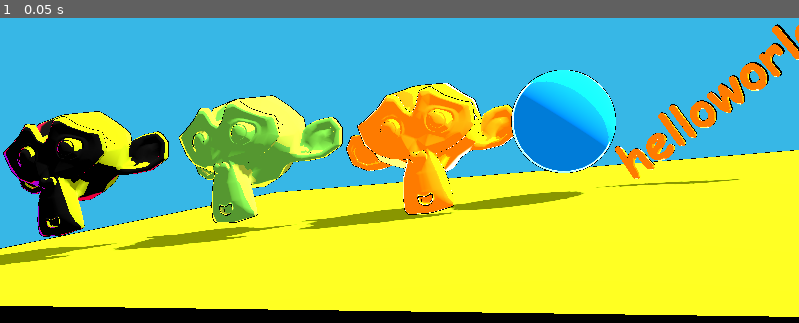
Above: before the commit, frame 1.
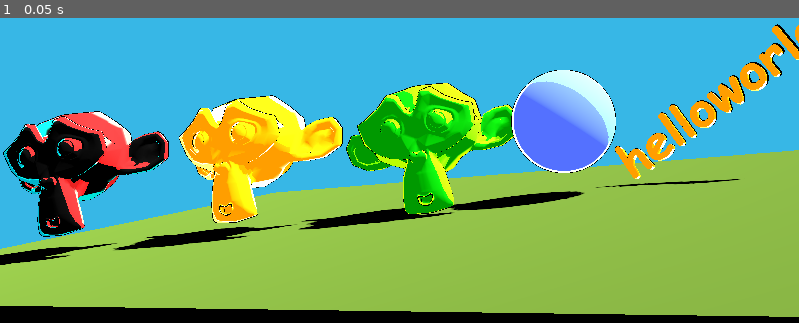
Above: after the commit, the same moment.

Repository: frankschoeman/Godot-ComicShader
Game: Godot game, scene res://ExampleScene.tscn
Two runs of this game, one before a commit and one after it. Both use one fixed random seed, a clock stepped at 60 frames per second and the inputs below.
Inputs:
- Up to frame 1 (0.05 s): no input

The runs differ from the first frame. In frame 1, 55% of the frame differs, in the area x 0-100%, y 2-99%.

Commit message:
Add files via upload

Diff:
--- a/ComicShader.tres
+++ b/ComicShader.tres
@@ -14,7 +14,7 @@
 [sub_resource type="VisualShaderNodeVectorOp" id="VisualShaderNodeVectorOp_retwi"]
 
 [sub_resource type="VisualShaderNodeColorParameter" id="VisualShaderNodeColorParameter_8ag5p"]
-parameter_name = "ColorParameter"
+parameter_name = "LitColor"
 default_value_enabled = true
 default_value = Color(1, 0.766667, 0, 1)
 
@@ -43,15 +43,17 @@
 op_type = 4
 
 [sub_resource type="VisualShaderNodeColorParameter" id="VisualShaderNodeColorParameter_lkofi"]
-parameter_name = "ColorParameter2"
+parameter_name = "ShadedColor"
 default_value_enabled = true
 default_value = Color(1, 0.62, 0.62, 1)
 
+[sub_resource type="VisualShaderNodeColorOp" id="VisualShaderNodeColorOp_lkofi"]
+operator = 2
+
 [sub_resource type="VisualShaderNodeVectorOp" id="VisualShaderNodeVectorOp_ps15j"]
 operator = 2
 
-[sub_resource type="VisualShaderNodeColorOp" id="VisualShaderNodeColorOp_lkofi"]
-operator = 2
+[sub_resource type="VisualShaderNodeTexture" id="VisualShaderNodeTexture_lkofi"]
 
 [sub_resource type="VisualShaderNodeVectorOp" id="VisualShaderNodeVectorOp_vmw7s"]
 operator = 2
@@ -77,8 +79,9 @@
 render_mode blend_mix, depth_draw_opaque, cull_back, diffuse_lambert, specular_schlick_ggx;
 
 uniform sampler2D tex_frg_25;
-uniform vec4 ColorParameter : source_color = vec4(1.000000, 0.766667, 0.000000, 1.000000);
-uniform vec4 ColorParameter2 : source_color = vec4(1.000000, 0.620000, 0.620000, 1.000000);
+uniform vec4 LitColor : source_color = vec4(1.000000, 0.766667, 0.000000, 1.000000);
+uniform sampler2D tex_frg_36;
+uniform vec4 ShadedColor : source_color = vec4(1.000000, 0.620000, 0.620000, 1.000000);
 uniform float FresnelPower = 4.69500017166138;
 uniform vec4 RimLightColor : source_color = vec4(0.000000, 0.833333, 1.000000, 1.000000);
 
@@ -111,19 +114,27 @@
 
 
 // ColorParameter:21
-	vec4 n_out21p0 = ColorParameter;
+	vec4 n_out21p0 = LitColor;
 
 
 // VectorOp:26
 	vec3 n_out26p0 = vec3(n_out25p0.xyz) * vec3(n_out21p0.xyz);
 
 
+// Texture2D:36
+	vec4 n_out36p0 = texture(tex_frg_36, UV);
+
+
 // ColorParameter:32
-	vec4 n_out32p0 = ColorParameter2;
+	vec4 n_out32p0 = ShadedColor;
+
+
+// VectorOp:35
+	vec3 n_out35p0 = vec3(n_out36p0.xyz) * vec3(n_out32p0.xyz);
 
 
 // ColorOp:34
-	vec3 n_out34p0 = min(vec3(n_out21p0.xyz), vec3(n_out32p0.xyz));
+	vec3 n_out34p0 = min(vec3(n_out21p0.xyz), n_out35p0);
 
 
 	vec3 n_out30p0;
@@ -207,6 +218,7 @@
 
 }
 "
+graph_offset = Vector2(-460.003, -42.1614)
 nodes/fragment/0/position = Vector2(1340, 40)
 nodes/fragment/3/node = SubResource("VisualShaderNodeFresnel_j3750")
 nodes/fragment/3/position = Vector2(-620, 740)
@@ -231,23 +243,25 @@
 nodes/fragment/18/node = SubResource("VisualShaderNodeVectorOp_retwi")
 nodes/fragment/18/position = Vector2(920, 300)
 nodes/fragment/21/node = SubResource("VisualShaderNodeColorParameter_8ag5p")
-nodes/fragment/21/position = Vector2(-460, -260)
+nodes/fragment/21/position = Vector2(-520, -260)
 nodes/fragment/22/node = SubResource("VisualShaderNodeFloatParameter_5nwsw")
 nodes/fragment/22/position = Vector2(-1060, 820)
 nodes/fragment/23/node = SubResource("VisualShaderNodeVectorOp_a1j2j")
 nodes/fragment/23/position = Vector2(-540, 120)
 nodes/fragment/25/node = SubResource("VisualShaderNodeTexture_uatom")
-nodes/fragment/25/position = Vector2(-380, -600)
+nodes/fragment/25/position = Vector2(-480, -600)
 nodes/fragment/26/node = SubResource("VisualShaderNodeVectorOp_e6a3d")
-nodes/fragment/26/position = Vector2(-60, -300)
+nodes/fragment/26/position = Vector2(20, -160)
 nodes/fragment/27/node = SubResource("VisualShaderNodeColorOp_f6rlm")
 nodes/fragment/27/position = Vector2(520, 560)
 nodes/fragment/30/node = SubResource("VisualShaderNodeSwitch_lkofi")
 nodes/fragment/30/position = Vector2(740, 60)
 nodes/fragment/32/node = SubResource("VisualShaderNodeColorParameter_lkofi")
-nodes/fragment/32/position = Vector2(60, -620)
-nodes/fragment/33/node = SubResource("VisualShaderNodeVectorOp_ps15j")
-nodes/fragment/33/position = Vector2(440, -340)
+nodes/fragment/32/position = Vector2(-100, -520)
 nodes/fragment/34/node = SubResource("VisualShaderNodeColorOp_lkofi")
-nodes/fragment/34/position = Vector2(480, -540)
-nodes/fragment/connections = PackedInt32Array(5, 0, 4, 1, 4, 0, 9, 1, 11, 0, 4, 0, 3, 0, 11, 2, 10, 0, 7, 0, 7, 0, 9, 0, 22, 0, 3, 3, 12, 0, 23, 0, 7, 0, 27, 1, 27, 0, 18, 1, 9, 0, 27, 0, 6, 3, 23, 1, 6, 2, 12, 1, 6, 1, 12, 0, 30, 0, 18, 0, 21, 0, 26, 1, 25, 0, 26, 0, 21, 0, 33, 0, 32, 0, 33, 1, 32, 0, 34, 1, 21, 0, 34, 0, 18, 0, 0, 0, 18, 0, 0, 5, 26, 0, 30, 1, 34, 0, 30, 2, 23, 0, 14, 2, 23, 0, 10, 0, 14, 0, 30, 0)
+nodes/fragment/34/position = Vector2(480, -360)
+nodes/fragment/35/node = SubResource("VisualShaderNodeVectorOp_ps15j")
+nodes/fragment/35/position = Vector2(240, -500)
+nodes/fragment/36/node = SubResource("VisualShaderNodeTexture_lkofi")
+nodes/fragment/36/position = Vector2(-100, -820)
+nodes/fragment/connections = PackedInt32Array(3, 0, 11, 2, 22, 0, 3, 3, 5, 0, 4, 1, 4, 0, 9, 1, 11, 0, 4, 0, 6, 3, 23, 1, 6, 2, 12, 1, 6, 1, 12, 0, 10, 0, 7, 0, 7, 0, 9, 0, 7, 0, 27, 1, 9, 0, 27, 0, 23, 0, 10, 0, 12, 0, 23, 0, 23, 0, 14, 2, 14, 0, 30, 0, 27, 0, 18, 1, 30, 0, 18, 0, 18, 0, 0, 0, 18, 0, 0, 5, 21, 0, 26, 1, 21, 0, 34, 0, 25, 0, 26, 0, 26, 0, 30, 1, 34, 0, 30, 2, 32, 0, 35, 1, 35, 0, 34, 1, 36, 0, 35, 0)
--- a/ExampleScene.tscn
+++ b/ExampleScene.tscn
@@ -1,10 +1,11 @@
-[gd_scene load_steps=9 format=4 uid="uid://jus82nhlf4xl"]
+[gd_scene load_steps=10 format=4 uid="uid://jus82nhlf4xl"]
 
 [ext_resource type="Material" uid="uid://bnox6xdmrgmky" path="res://mYellow.tres" id="1_5wblg"]
 [ext_resource type="Material" uid="uid://bfqsvk4k5rqic" path="res://mGreen.tres" id="1_kelfb"]
 [ext_resource type="PackedScene" uid="uid://wwvd2bvsfom1" path="res://amonke.glb" id="2_gcfgo"]
 [ext_resource type="Material" uid="uid://c056yyij8oh0a" path="res://mblue.tres" id="3_n7n8g"]
-[ext_resource type="Material" uid="uid://bktir2x3wiawn" path="res://mDarkGreen.tres" id="4_fgqed"]
+[ext_resource type="Material" uid="uid://bktir2x3wiawn" path="res://mRed.tres" id="4_fgqed"]
+[ext_resource type="Material" uid="uid://dfsui67tsqkhl" path="res://new_standard_material_3d.tres" id="6_xpmf3"]
 
 [sub_resource type="StandardMaterial3D" id="StandardMaterial3D_lygpk"]
 
@@ -47,7 +48,7 @@
 
 [node name="Suzanne" parent="monke" index="0"]
 transform = Transform3D(0.380317, 0.204984, -0.901853, -0.0680026, 0.978687, 0.19377, 0.922353, -0.0123658, 0.386152, 0.229145, -0.447454, -0.226842)
-material_override = ExtResource("1_5wblg")
+material_override = ExtResource("1_kelfb")
 
 [node name="Text" parent="monke" index="1"]
 transform = Transform3D(0.147075, -45.7876, -0.239437, 0.394748, 13.3066, -0.875435, 0.906942, 1.63345, 0.419863, 1.82175, -1.69695, 2.06649)
@@ -72,7 +73,7 @@
 
 [node name="Suzanne2" type="MeshInstance3D" parent="monke"]
 transform = Transform3D(0.203465, 0.249726, -0.946698, -0.0606065, 0.968283, 0.242394, 0.977205, 0.00805738, 0.212149, -0.921422, 0.0925124, -2.63257)
-material_override = ExtResource("1_kelfb")
+material_override = ExtResource("1_5wblg")
 mesh = SubResource("ArrayMesh_c8hvc")
 skeleton = NodePath("")
 
@@ -84,6 +85,6 @@
 
 [node name="CSGBox3D" type="CSGBox3D" parent="monke"]
 transform = Transform3D(-11.3259, -0.0174127, -0.0606961, 0.680555, -0.28749, -2.01407, 0.0428824, -0.0364084, 15.9326, -0.174107, -1.46332, -0.364042)
-material_override = ExtResource("4_fgqed")
+material_override = ExtResource("6_xpmf3")
 
 [editable path="monke"]
--- a/OutlinePass.gdshader
+++ b/OutlinePass.gdshader
@@ -2,7 +2,7 @@
 render_mode blend_mix, cull_front, unshaded;
 
 uniform vec4 color : source_color = vec4(1,0,0,1);
-uniform float size : hint_range(1.0, 1.5, 0.01) = 1.05;
+uniform float size : hint_range(1.0, 1.5, 0.01) = 1.01;
 
 void vertex() {
 	VERTEX *= size;
--- a/mGreen.tres
+++ b/mGreen.tres
@@ -13,7 +13,7 @@
 render_priority = 0
 next_pass = SubResource("ShaderMaterial_bgx3t")
 shader = ExtResource("2_jirg1")
-shader_parameter/ColorParameter = Color(0.592671, 0.666836, 0.193546, 1)
-shader_parameter/ColorParameter2 = Color(0.330667, 0.589649, 1, 1)
+shader_parameter/LitColor = Color(0.483333, 1, 0, 1)
+shader_parameter/ShadedColor = Color(0, 0.6, 0.8, 1)
 shader_parameter/FresnelPower = 4.68
 shader_parameter/RimLightColor = Color(0.763625, 0.693134, 0, 1)
--- /dev/null
+++ b/mRed.tres
@@ -0,0 +1,19 @@
+[gd_resource type="ShaderMaterial" load_steps=4 format=3 uid="uid://bktir2x3wiawn"]
+
+[ext_resource type="Shader" uid="uid://c2b6f1flwbina" path="res://OutlinePass.gdshader" id="1_h16h7"]
+[ext_resource type="Shader" uid="uid://d3og8wexkvop7" path="res://ComicShader.tres" id="2_8ikd7"]
+
+[sub_resource type="ShaderMaterial" id="ShaderMaterial_bgx3t"]
+render_priority = 0
+shader = ExtResource("1_h16h7")
+shader_parameter/color = Color(0, 0, 0, 1)
+shader_parameter/size = 1.01
+
+[resource]
+render_priority = 0
+next_pass = SubResource("ShaderMaterial_bgx3t")
+shader = ExtResource("2_8ikd7")
+shader_parameter/LitColor = Color(0.91, 0.1365, 0.1365, 1)
+shader_parameter/ShadedColor = Color(0, 0, 0, 1)
+shader_parameter/FresnelPower = 2.865
+shader_parameter/RimLightColor = Color(1.0685e-05, 0.796143, 0.703384, 1)
--- a/mYellow.tres
+++ b/mYellow.tres
@@ -13,7 +13,7 @@
 render_priority = 0
 next_pass = SubResource("ShaderMaterial_bgx3t")
 shader = ExtResource("2_elodb")
-shader_parameter/ColorParameter = Color(0.995655, 0.699148, 3.85046e-07, 1)
-shader_parameter/ColorParameter2 = Color(0.999996, 0.483287, 0.507514, 1)
-shader_parameter/FresnelPower = 4.68
+shader_parameter/LitColor = Color(1, 0.766667, 0, 1)
+shader_parameter/ShadedColor = Color(1, 0.62, 0.62, 1)
+shader_parameter/FresnelPower = 2.665
 shader_parameter/RimLightColor = Color(0.294246, 0.621103, 1, 1)
--- a/mblue.tres
+++ b/mblue.tres
@@ -13,7 +13,7 @@
 render_priority = 0
 next_pass = SubResource("ShaderMaterial_bgx3t")
 shader = ExtResource("2_tts8h")
-shader_parameter/ColorParameter = Color(1.2514e-06, 0.588958, 0.847028, 1)
-shader_parameter/ColorParameter2 = Color(0.875175, 0.486503, 1, 1)
+shader_parameter/LitColor = Color(0.44, 0.664, 1, 1)
+shader_parameter/ShadedColor = Color(0.33, 0.441667, 1, 1)
 shader_parameter/FresnelPower = 4.68
 shader_parameter/RimLightColor = Color(0.813257, 0.813258, 0.813257, 1)
--- /dev/null
+++ b/new_standard_material_3d.tres
@@ -0,0 +1,4 @@
+[gd_resource type="StandardMaterial3D" format=3 uid="uid://dfsui67tsqkhl"]
+
+[resource]
+albedo_color = Color(0.557375, 0.75, 0.2475, 1)
--- a/project.godot
+++ b/project.godot
@@ -20,5 +20,4 @@
 anti_aliasing/quality/msaa_3d=3
 environment/volumetric_fog/use_filter=0
 environment/defaults/default_clear_color=Color(0.216, 0.7176, 0.9, 1)
-anti_aliasing/quality/screen_space_aa=1
 anti_aliasing/quality/use_taa=true
Not shown: 1 places in ComicShader.tres that only renumber resources
